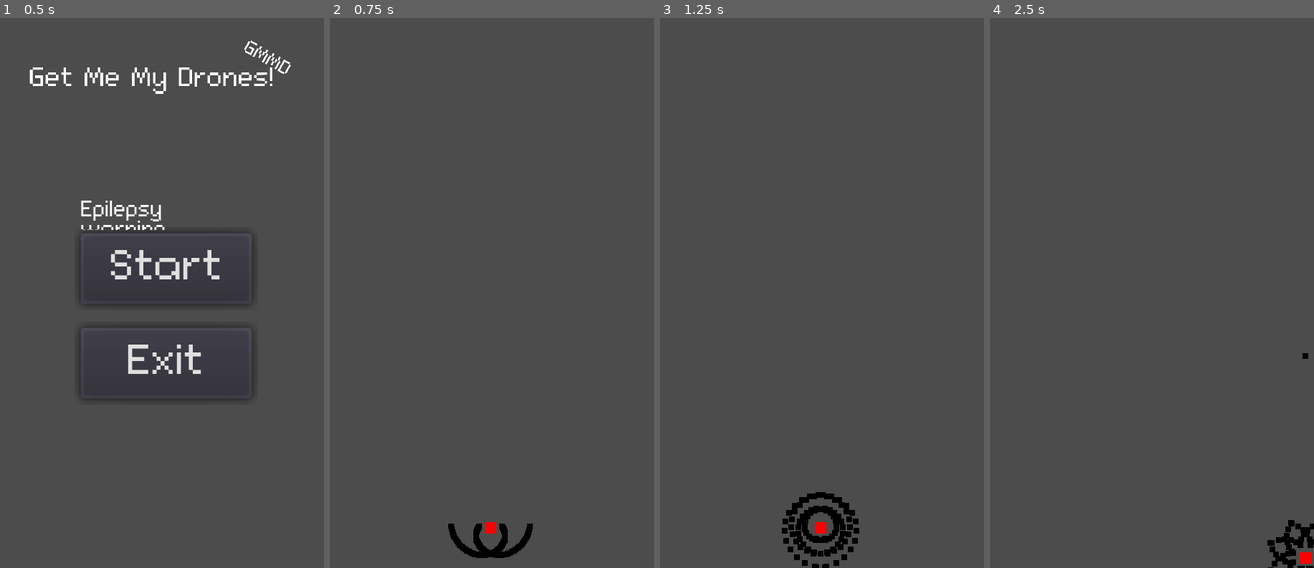
Above: before the commit, frames 1-4 (left to right).
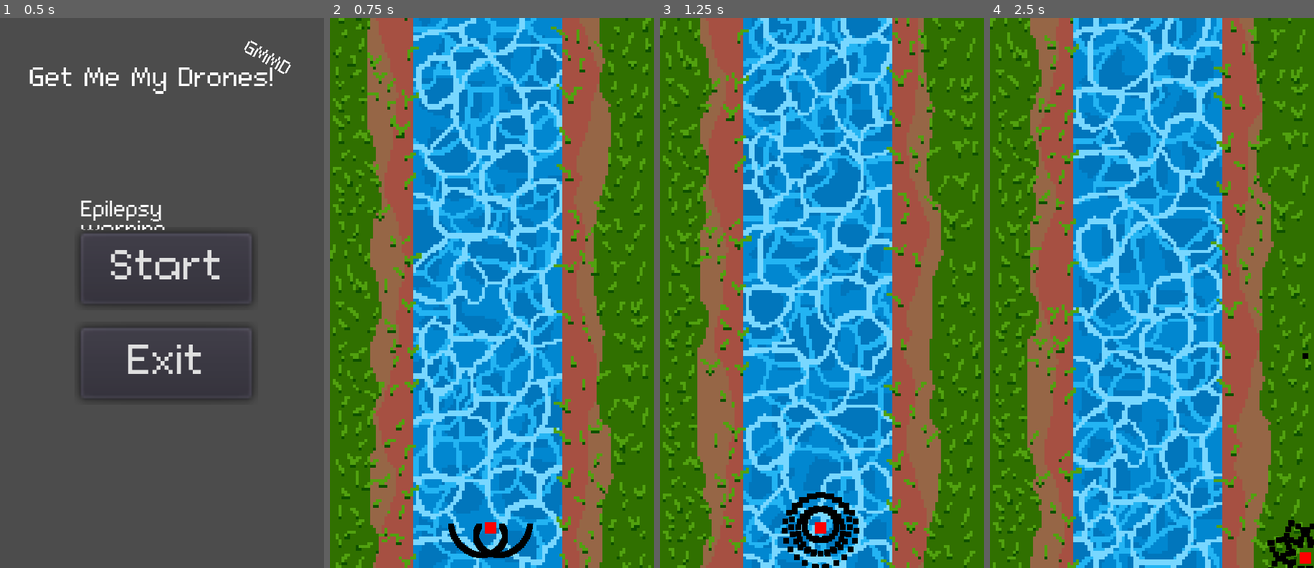
Above: after the commit, the same moments.

Repository: Fl0xy/LD44_Your_life_is_currency
Game: Godot game, scene res://scenes/start.tscn
Same seed, same stepped clock (60 frames per second), same inputs: the game is played once before the commit and once after it.
Inputs:
- Up to frame 1 (0.5 s): no input
- Up to frame 2 (0.75 s): click "Start" at 0.5 s
- Up to frame 3 (1.25 s): no input
- Up to frame 4 (2.5 s): tap Enter (ui_accept) at 1.25, 1.52, 2.27 s; hold D (right) 1.28-2.03 s; tap Space (fire) at 1.35, 2.1 s; hold S (down) from 2.03 s (still down)

Frame 1 is identical in both runs. In frame 2, 99% of the frame differs, in the area x 0-100%, y 0-100%; in frame 3, 99%; in frame 4, 99%.

Commit message:
renamed backgroundtest to background added Background to Main scene

Diff:
--- a/scenes/backgroundTest.tscn
+++ b/scenes/background.tscn
@@ -1,6 +1,6 @@
-[gd_scene load_steps=10 format=2]
+[gd_scene load_steps=9 format=2]
 
-[ext_resource path="res://scenes/backgroundTest.gd" type="Script" id=1]
+[ext_resource path="res://scenes/background.gd" type="Script" id=1]
 [ext_resource path="res://assets/G_Water1.png" type="Texture" id=2]
 [ext_resource path="res://assets/G_Water2.png" type="Texture" id=3]
 [ext_resource path="res://assets/G_Water3.png" type="Texture" id=4]
@@ -8,7 +8,6 @@
 [ext_resource path="res://assets/G_Mud.png" type="Texture" id=6]
 [ext_resource path="res://assets/G_Dirt.png" type="Texture" id=7]
 [ext_resource path="res://assets/G_Grass.png" type="Texture" id=8]
-[ext_resource path="res://scenes/player.tscn" type="PackedScene" id=9]
 
 [node name="Node2D" type="Node2D"]
 script = ExtResource( 1 )
@@ -64,6 +63,3 @@
 [node name="Sprite" type="Sprite" parent="ParallaxBackground/G3"]
 position = Vector2( 56.5, 96 )
 texture = ExtResource( 8 )
-
-[node name="Player" parent="." instance=ExtResource( 9 )]
-position = Vector2( 54.7059, 168.059 )
--- a/scenes/main.tscn
+++ b/scenes/main.tscn
@@ -1,11 +1,14 @@
-[gd_scene load_steps=3 format=2]
+[gd_scene load_steps=4 format=2]
 
-[ext_resource path="res://scenes/deathzone.tscn" type="PackedScene" id=1]
-[ext_resource path="res://scenes/player.tscn" type="PackedScene" id=2]
+[ext_resource path="res://scenes/background.tscn" type="PackedScene" id=1]
+[ext_resource path="res://scenes/deathzone.tscn" type="PackedScene" id=2]
+[ext_resource path="res://scenes/player.tscn" type="PackedScene" id=3]
 
 [node name="Node2D" type="Node2D"]
 
-[node name="deathzone" parent="." instance=ExtResource( 1 )]
+[node name="Node2D" parent="." instance=ExtResource( 1 )]
 
-[node name="Player" parent="." instance=ExtResource( 2 )]
+[node name="deathzone" parent="." instance=ExtResource( 2 )]
+
+[node name="Player" parent="." instance=ExtResource( 3 )]
 position = Vector2( 56, 178 )
Renamed: scenes/backgroundTest.gd -> scenes/background.gd
